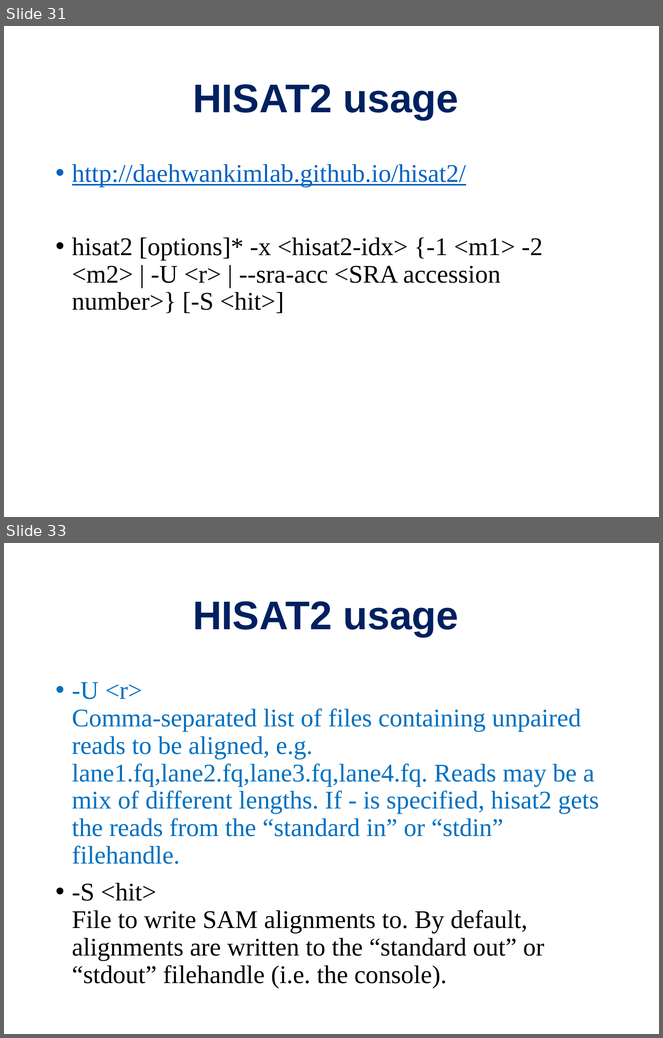
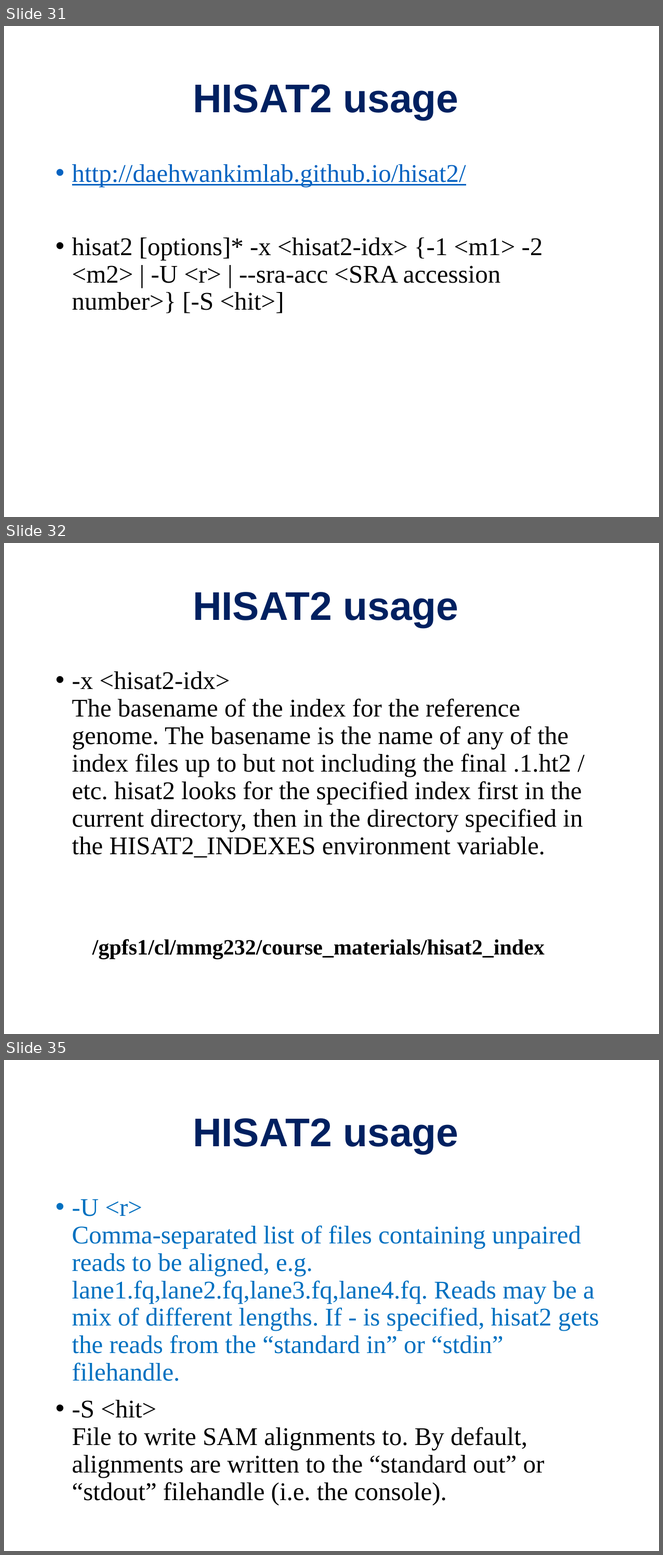
Before and after one commit to PRodriguez19/Intro-to-rnaseq, a slide deck: lectures/Lecture9-MMG232.pptx. Shown one above the other, each under a label of ours: slides 31 and 33 before the commit, slides 31, 32 and 35 after it; the slides between them are not shown. The pictures are 663x1038 and 663x1555 pixels, drawn with LibreOffice and Linux fonts; fonts in the diff are those of the drawing. Boxes give left, top, right and bottom in pixels: in the first picture for what was removed or moved away, otherwise in the second. Text is boxed around its words. In the diff, an @@ line names an element or a change of style, - is before the commit and + after.

```diff
--- a/lectures/Lecture9-MMG232.pptx
+++ b/lectures/Lecture9-MMG232.pptx
@@ slide 32 added at (x1=4, y1=543, x2=659, y2=1034), background #FFFFFF @@
@@ title added at (x1=193, y1=592, x2=458, y2=628), 44 pt, text #002060, bold @@
+HISAT2 usage
@@ text added at (x1=72, y1=671, x2=583, y2=858), 28 pt, text #000000 @@
+• -x <hisat2-idx>
+  The basename of the index for the reference genome. The basename is the name of any of the index files up to but not including the final .1.ht2 / etc. hisat2 looks for the specified index first in the current directory, then in the directory specified in the HISAT2_INDEXES environment variable.
@@ text added at (x1=92, y1=939, x2=545, y2=960), 24 pt, text #000000, bold @@
+/gpfs1/cl/mmg232/course_materials/hisat2_index
@@ what was slide 33 is now slide 35 @@
```
Also in this commit, not shown: 4 slides changed, 1 other slide added, 5 other files.
